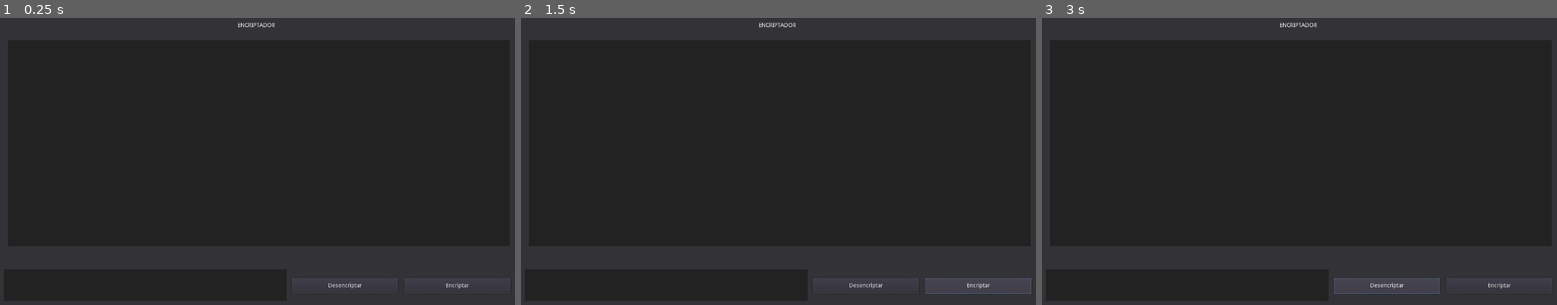
Above: before the commit, frames 1-3 (left to right).
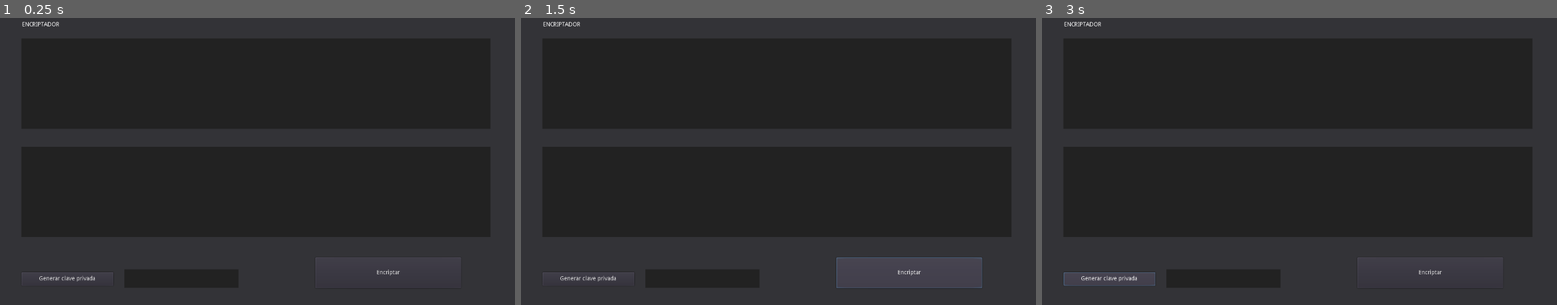
Above: after the commit, the same moments.

Repository: GuillermoHS/RepoPrueba
Game: Godot game, scene res://Interfaz.tscn
Same seed, same stepped clock (60 frames per second), same inputs: the game is played once before the commit and once after it.
Inputs:
- Up to frame 1 (0.25 s): no input
- Up to frame 2 (1.5 s): click "Desencriptar" (after the commit: "Generar clave privada") at 0.5 s; click "Encriptar" at 1.25 s
- Up to frame 3 (3 s): click "Encriptar" at 2 s; click "Desencriptar" (after the commit: "Generar clave privada") at 2.75 s

The runs differ from the first frame. In frame 1, 1.1% of the frame differs, in the area x 4-100%, y 1-95%; in frame 2, 1.9%, in the area x 4-100%, y 1-97%; in frame 3, 1.3%.

Commit message:
fuentes (que no funcionan)

Diff:
--- a/Interfaz.tscn
+++ b/Interfaz.tscn
@@ -12,14 +12,14 @@
 light_mask = 0
 anchor_right = 1.0
 anchor_bottom = 1.0
-margin_top = 22.0
-margin_right = 0.279907
-margin_bottom = -678.947
+margin_left = 26.4295
+margin_top = 16.911
+margin_right = -1080.57
+margin_bottom = -678.089
 custom_colors/font_color = Color( 1, 1, 1, 1 )
 text = "ENCRIPTADOR"
 align = 1
 valign = 1
-percent_visible = -0.0909091
 __meta__ = {
 "_edit_use_anchors_": false
 }
@@ -27,10 +27,10 @@
 [node name="Boton Encriptar" type="Button" parent="."]
 anchor_right = 1.0
 anchor_bottom = 1.0
-margin_left = 1000.61
-margin_top = 649.031
-margin_right = -19.3854
-margin_bottom = -31.9689
+margin_left = 783.789
+margin_top = 599.166
+margin_right = -140.211
+margin_bottom = -45.8345
 text = "Encriptar"
 __meta__ = {
 "_edit_use_anchors_": false
@@ -39,22 +39,35 @@
 [node name="Boton desencriptar" type="Button" parent="."]
 anchor_right = 1.0
 anchor_bottom = 1.0
-margin_left = 725.819
-margin_top = 649.031
-margin_right = -294.181
-margin_bottom = -31.9689
-text = "Desencriptar"
+margin_left = 66.4822
+margin_top = 635.29
+margin_right = -989.518
+margin_bottom = -51.7096
+text = "Generar clave privada"
 __meta__ = {
 "_edit_use_anchors_": false
 }
 
-[node name="RichTextLabel" type="RichTextLabel" parent="."]
+[node name="RichTextLabel1" type="RichTextLabel" parent="."]
 anchor_right = 1.0
 anchor_bottom = 1.0
-margin_left = 32.3958
-margin_top = 67.4598
-margin_right = -20.6041
-margin_bottom = -148.54
+margin_left = 64.7411
+margin_top = 63.1275
+margin_right = -68.2589
+margin_bottom = -435.872
+custom_styles/normal = SubResource( 1 )
+scroll_following = true
+__meta__ = {
+"_edit_use_anchors_": false
+}
+
+[node name="RichTextLabel2" type="RichTextLabel" parent="."]
+anchor_right = 1.0
+anchor_bottom = 1.0
+margin_left = 65.4892
+margin_top = 327.903
+margin_right = -67.5107
+margin_bottom = -171.097
 custom_styles/normal = SubResource( 1 )
 scroll_following = true
 __meta__ = {
@@ -64,10 +77,10 @@
 [node name="TextEdit" type="TextEdit" parent="."]
 anchor_right = 1.0
 anchor_bottom = 1.0
-margin_left = 21.5399
-margin_top = 628.076
-margin_right = -566.46
-margin_bottom = -14.924
+margin_left = 317.482
+margin_top = 628.29
+margin_right = -683.518
+margin_bottom = -46.7096
 custom_styles/normal = SubResource( 2 )
 __meta__ = {
 "_edit_use_anchors_": false
@@ -76,10 +89,10 @@
 [node name="ParallaxBackground" type="ParallaxBackground" parent="."]
 
 [node name="ColorRect" type="ColorRect" parent="ParallaxBackground"]
-margin_left = -14.1694
-margin_top = -7.0
-margin_right = 1287.83
-margin_bottom = 738.0
+margin_left = -9.31067
+margin_top = -8.3981
+margin_right = 1292.69
+margin_bottom = 736.602
 color = Color( 0.203922, 0.203922, 0.219608, 1 )
 __meta__ = {
 "_edit_use_anchors_": false
Binary file added: Fuentes/static/RobotoSlab-Black.ttf
Binary file added: Fuentes/static/RobotoSlab-Bold.ttf
Binary file added: Fuentes/static/RobotoSlab-ExtraBold.ttf
Binary file added: Fuentes/static/RobotoSlab-ExtraLight.ttf
Binary file added: Fuentes/static/RobotoSlab-Light.ttf
Binary file added: Fuentes/static/RobotoSlab-Medium.ttf
Binary file added: Fuentes/static/RobotoSlab-Regular.ttf
Binary file added: Fuentes/static/RobotoSlab-SemiBold.ttf
Binary file added: Fuentes/static/RobotoSlab-Thin.ttf
